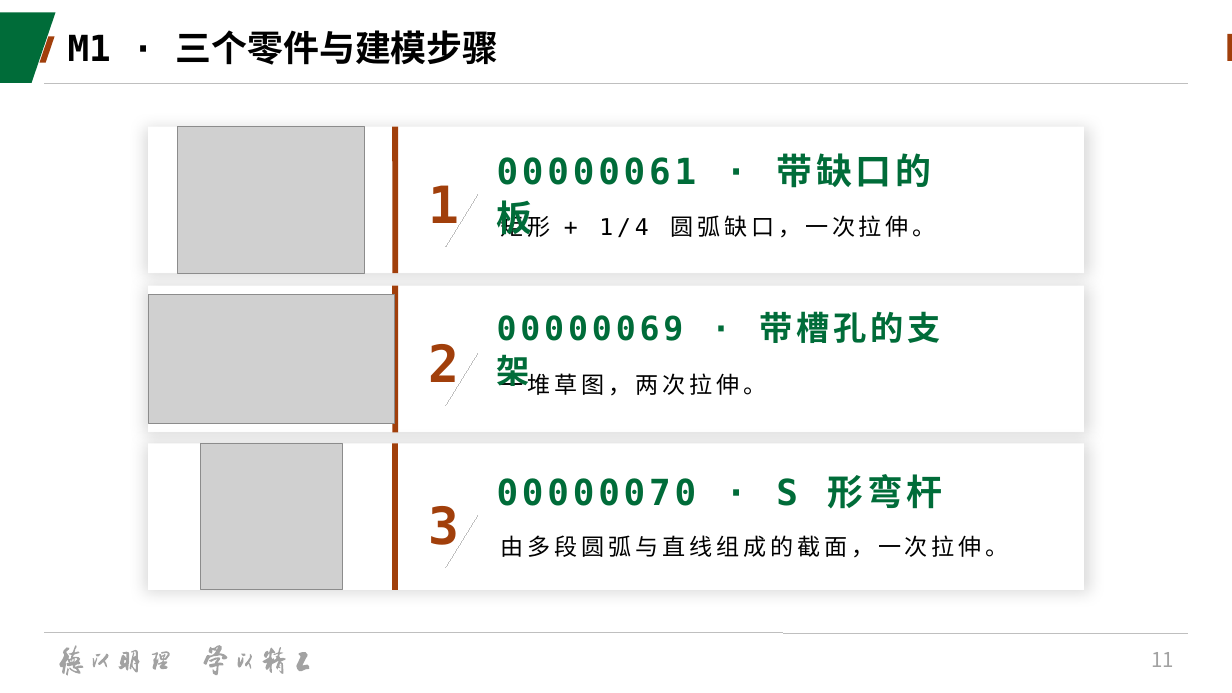
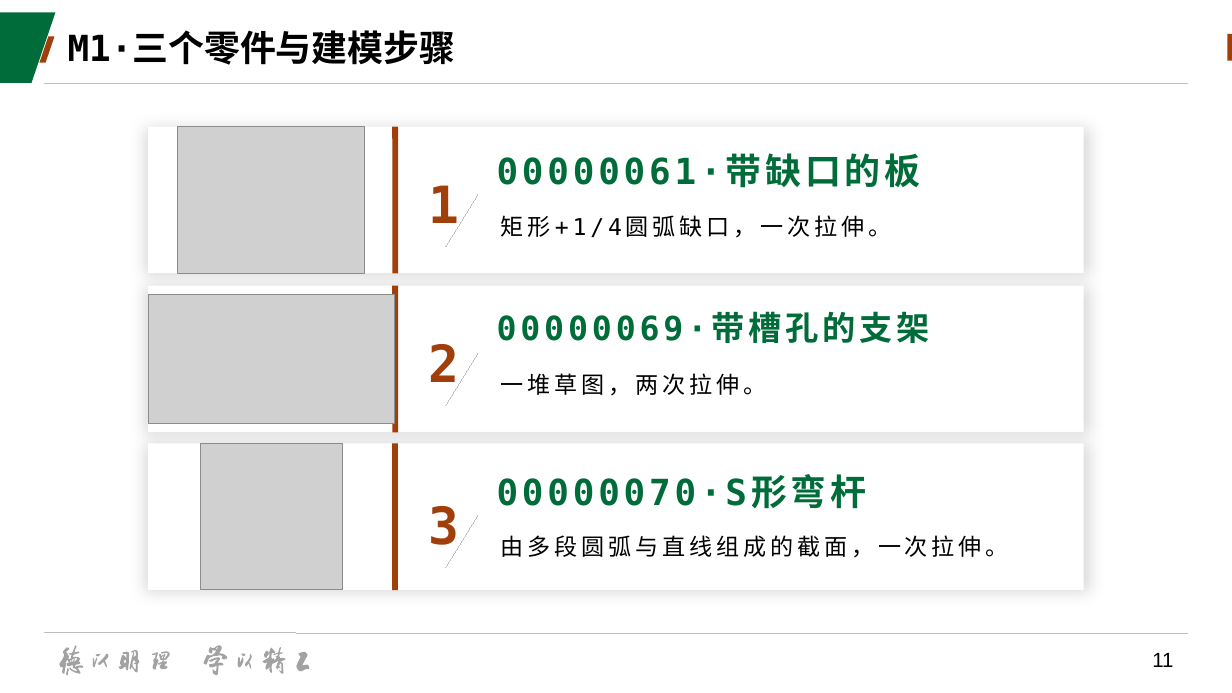
Before and after one commit to starfish667/deepcad_test, a slide deck: slide 11 of doc/AICAD汇报.pptx. Drawn at 1232x693 pixels with LibreOffice and Linux fonts; fonts in the diff are those of the drawing; grey boxes stand for pictures; background and template pictures are left out. Boxes give left, top, right and bottom in pixels: in the first picture for what was removed or moved away, otherwise in the second. Text is boxed around its words. In the diff, an @@ line names an element or a change of style, - is before the commit and + after.

```diff
--- a/doc/AICAD汇报.pptx
+++ b/doc/AICAD汇报.pptx
@@ title at (x1=68, y1=32, x2=456, y2=65): text changed @@
-M1 · 三个零件与建模步骤
+M1·三个零件与建模步骤
@@ text at (x1=497, y1=153, x2=921, y2=188): spaces changed @@
-00000061 · 带缺口的板
+00000061·带缺口的板
@@ text at (x1=501, y1=215, x2=892, y2=238): text changed @@
-矩形 + 1/4 圆弧缺口，一次拉伸。
+矩形+1/4圆弧缺口，一次拉伸。
@@ text at (x1=497, y1=311, x2=930, y2=343): spaces changed @@
-00000069 · 带槽孔的支架
+00000069·带槽孔的支架
@@ text "一堆草图，两次拉伸。" at (x1=501, y1=373, x2=767, y2=396): alignment justified to left @@
@@ text at (x1=497, y1=478, x2=748, y2=506): spaces changed @@
-00000070 · S 形弯杆
+00000070·S形弯杆
@@ page number at (x1=1152, y1=653, x2=1173, y2=667): font Noto Sans CJK SC to Arial, text colour #A2A2A2 to #000000 @@
```
Also in this commit, not shown: 23 other slides changed.
